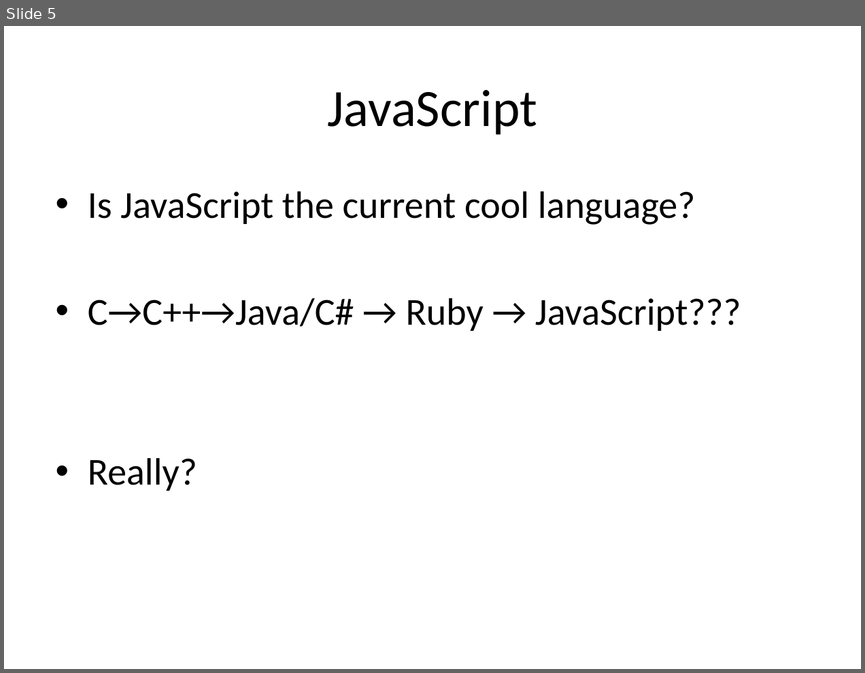
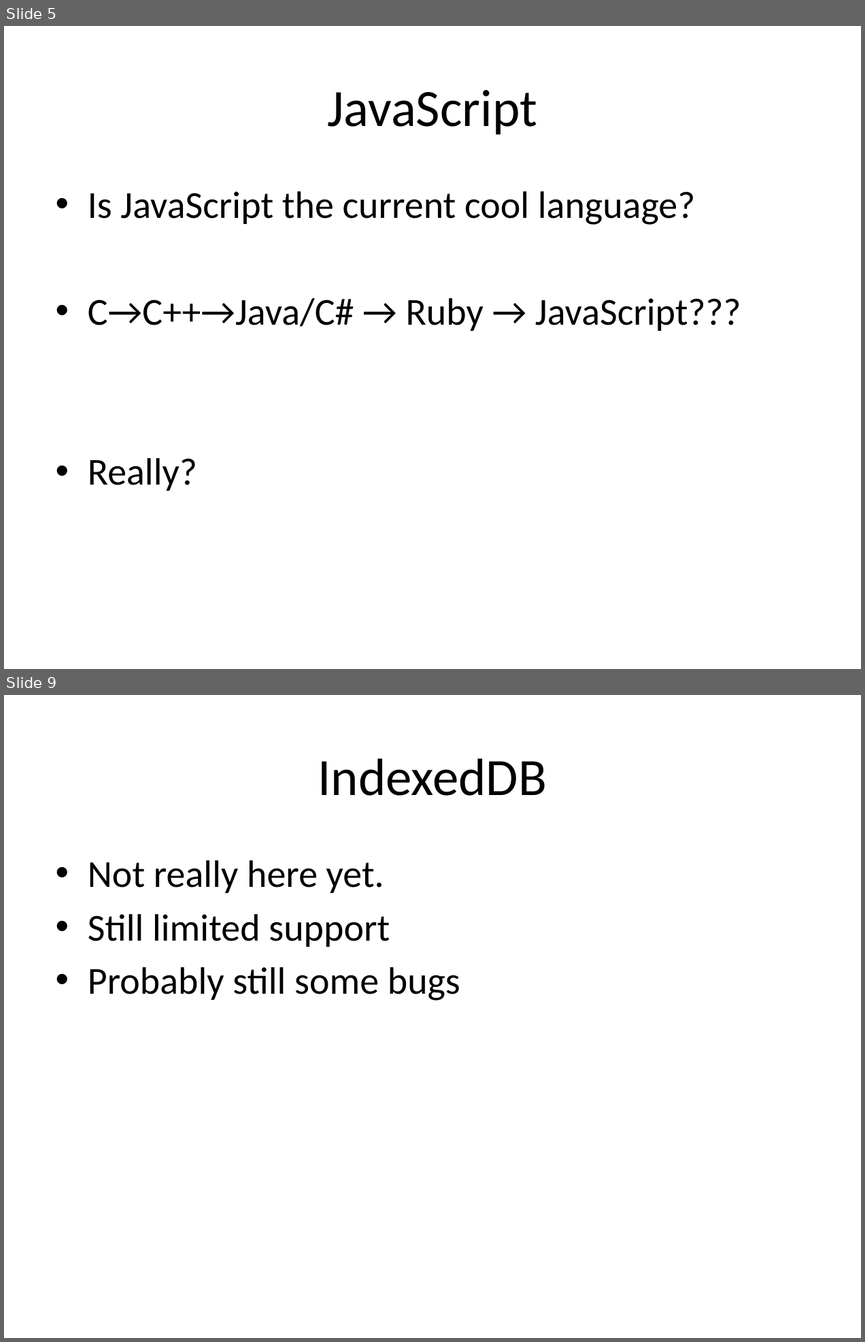
Before and after one commit to chadmichel/IndexedDB_And_Random_Presentation, a slide deck: IndexedDB_And_Random.pptx. Shown one above the other, each under a label of ours: slide 5 before the commit, slides 5 and 9 after it; the slides between them are not shown. The pictures are 865x673 and 865x1342 pixels, drawn with LibreOffice and Linux fonts; fonts in the diff are those of the drawing. Boxes give left, top, right and bottom in pixels: in the first picture for what was removed or moved away, otherwise in the second. Text is boxed around its words. In the diff, an @@ line names an element or a change of style, - is before the commit and + after.

```diff
--- a/IndexedDB_And_Random.pptx
+++ b/IndexedDB_And_Random.pptx
@@ slide 9 added at (x1=4, y1=695, x2=861, y2=1338), background #FFFFFF @@
@@ title added at (x1=317, y1=758, x2=547, y2=796), 44 pt, text #000000 @@
+IndexedDB
@@ text added at (x1=88, y1=860, x2=460, y2=1000), 32 pt, text #000000 @@
+• Not really here yet.
+• Still limited support
+• Probably still some bugs
```
Also in this commit, not shown: 2 slides changed, 2 other slides added, 6 other files.
